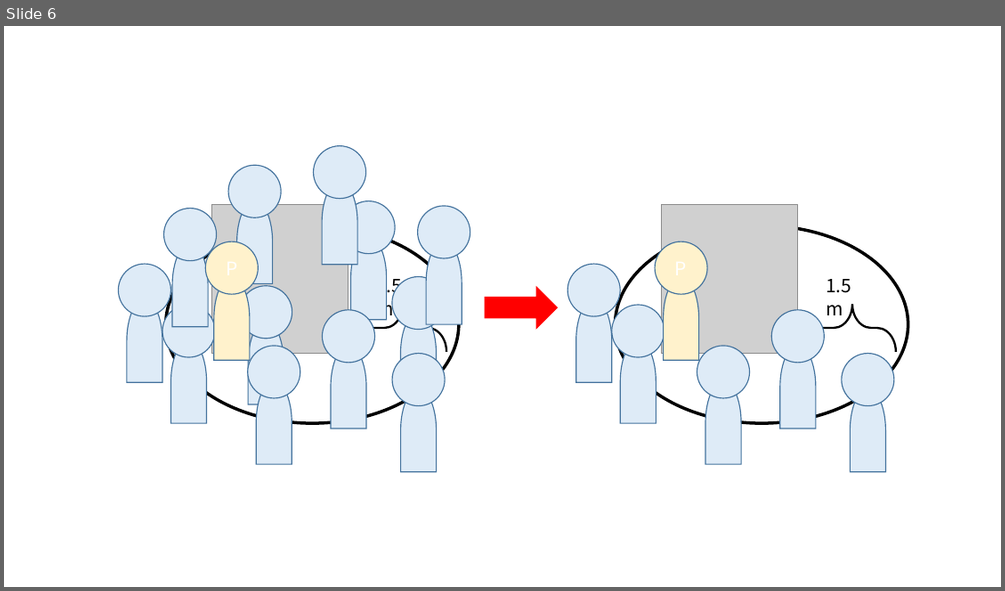
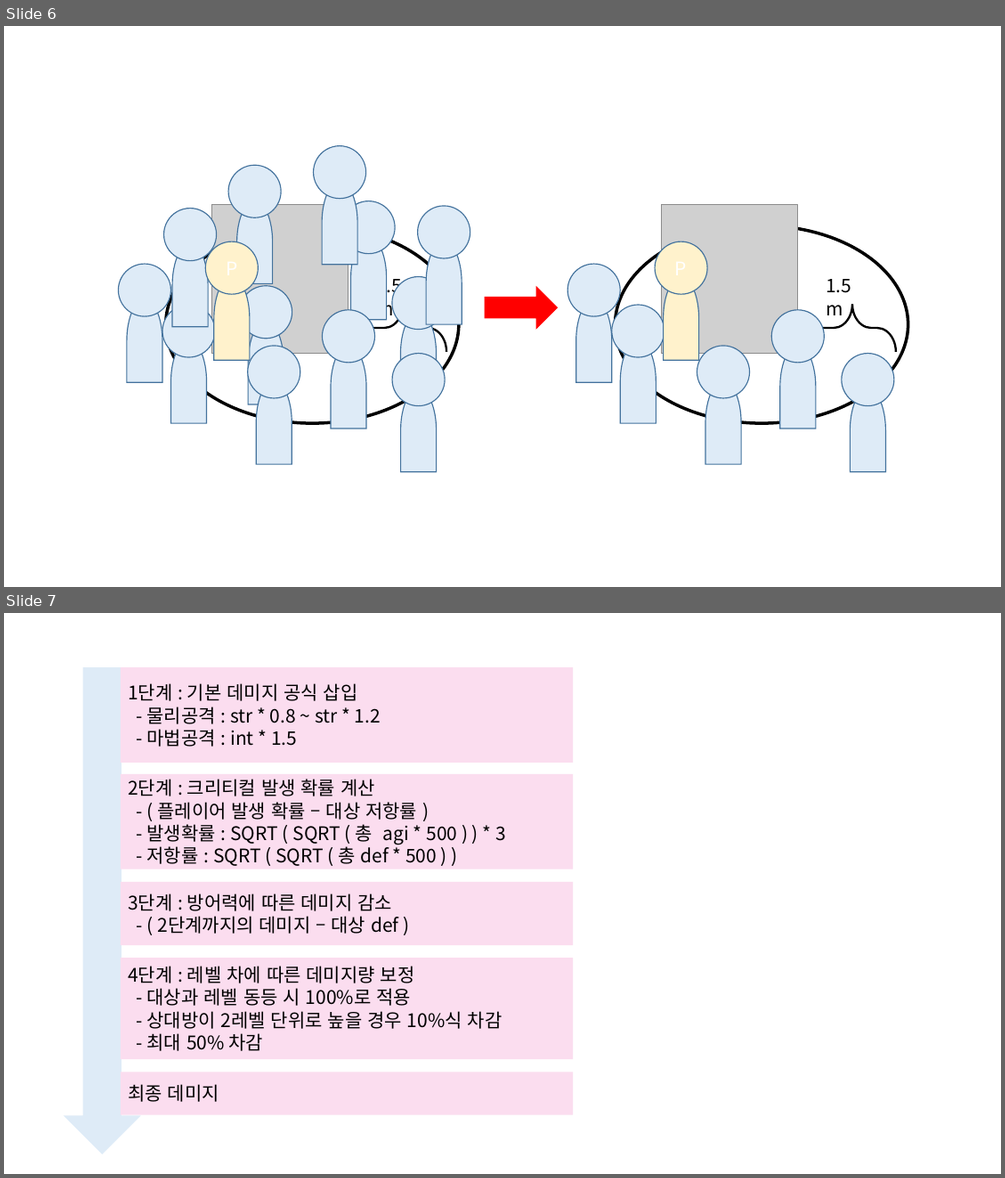
Before and after one commit to korleinster/gamebusdriver, a slide deck: plan/0.시스템/forwork.pptx. Shown one above the other, each under a label of ours: slide 6 before the commit, slides 6 and 7 after it. The pictures are 1005x591 and 1005x1178 pixels, drawn with LibreOffice and Linux fonts; fonts in the diff are those of the drawing; grey boxes stand for pictures. Boxes give left, top, right and bottom in pixels: in the first picture for what was removed or moved away, otherwise in the second. Text is boxed around its words. In the diff, an @@ line names an element or a change of style, - is before the commit and + after.

```diff
--- a/plan/0.시스템/forwork.pptx
+++ b/plan/0.시스템/forwork.pptx
@@ slide 7 added at (4,613,1001,1174), background #FFFFFF @@
@@ down arrow added at (64,667,141,1154), fill #DEEBF7 @@
@@ rectangle added at (121,667,573,763), fill #FBDDEF, 18 pt, text #000000 @@
+1단계 : 기본 데미지 공식 삽입
+- 물리공격 : str * 0.8 ~ str * 1.2
+- 마법공격 : int * 1.5
@@ rectangle added at (121,774,573,868), fill #FBDDEF, 18 pt, text #000000 @@
+2단계 : 크리티컬 발생 확률 계산
+- ( 플레이어 발생 확률 – 대상 저항률 )
+- 발생확률 : SQRT ( SQRT ( 총 agi * 500 ) ) * 3
+- 저항률 : SQRT ( SQRT ( 총 def * 500 ) )
@@ rectangle added at (121,882,573,945), fill #FBDDEF, 18 pt, text #000000 @@
+3단계 : 방어력에 따른 데미지 감소
+- ( 2단계까지의 데미지 – 대상 def )
@@ rectangle added at (121,957,573,1060), fill #FBDDEF, 18 pt, text #000000 @@
+4단계 : 레벨 차에 따른 데미지량 보정
+- 대상과 레벨 동등 시 100%로 적용
+- 상대방이 2레벨 단위로 높을 경우 10%식 차감
+- 최대 50% 차감
@@ rectangle added at (121,1072,573,1116), fill #FBDDEF, 18 pt, text #000000 @@
+최종 데미지
```
Also in this commit, not shown: 1 other slide added, 3 other files.
